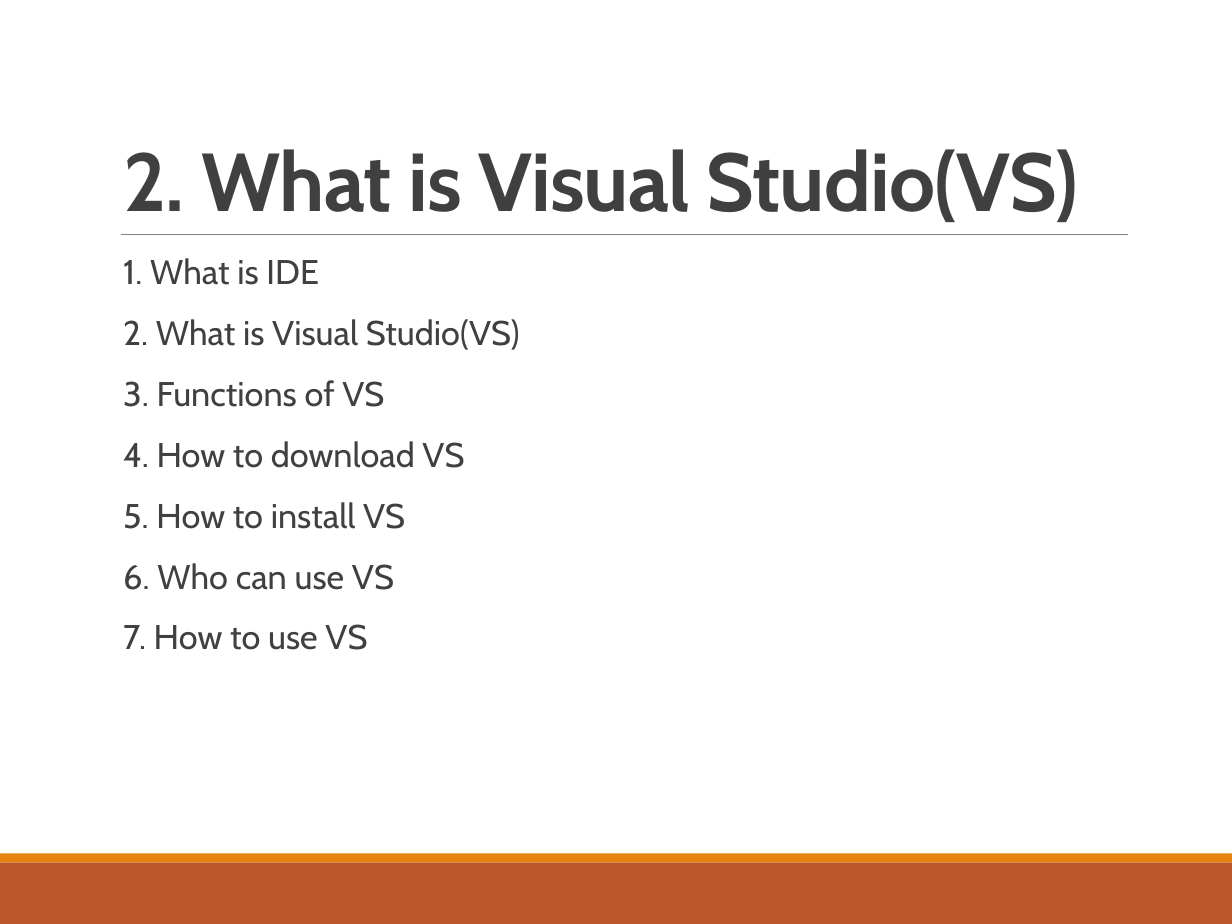
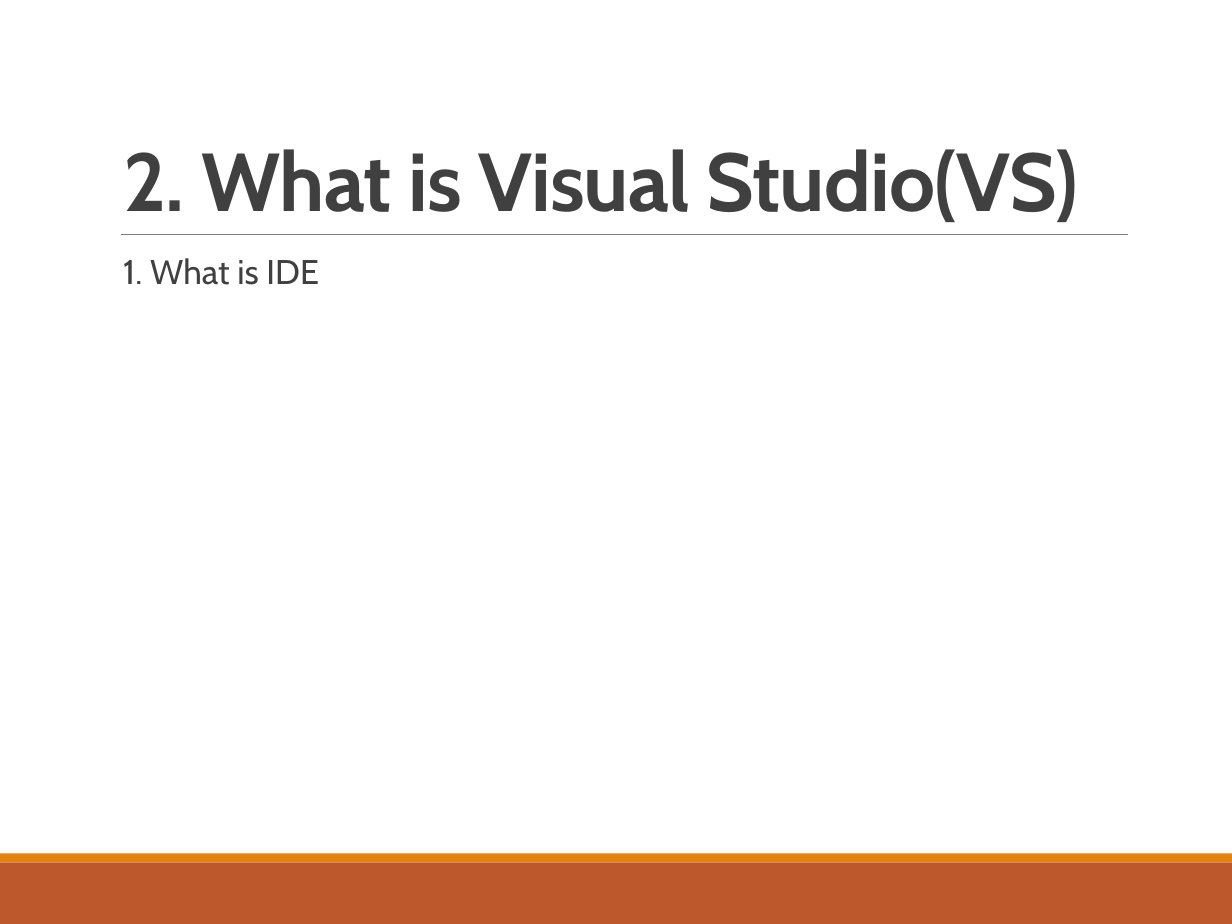
Before and after one commit to whcitizen/citizen-_task, a slide deck: slide 4 of 02_working/07_IDE/02_スライド/IDE&VS_20180508.pptx. Drawn at 1232x924 pixels with LibreOffice and Linux fonts; fonts in the diff are those of the drawing. Boxes give left, top, right and bottom in pixels: in the first picture for what was removed or moved away, otherwise in the second. Text is boxed around its words. In the diff, an @@ line names an element or a change of style, - is before the commit and + after.

```diff
--- a/02_working/07_IDE/02_スライド/IDE&VS_20180508.pptx
+++ b/02_working/07_IDE/02_スライド/IDE&VS_20180508.pptx
@@ text at [123,319,520,650]: paragraphs removed @@
-  2. What is Visual Studio(VS)
-  3. Functions of VS
-  4. How to download VS
-  5. How to install VS
-  6. Who can use VS
-  7. How to use VS
```
Also in this commit, not shown: 5 other slides changed, 3 slides added, 1 slide removed, 14 other files.
